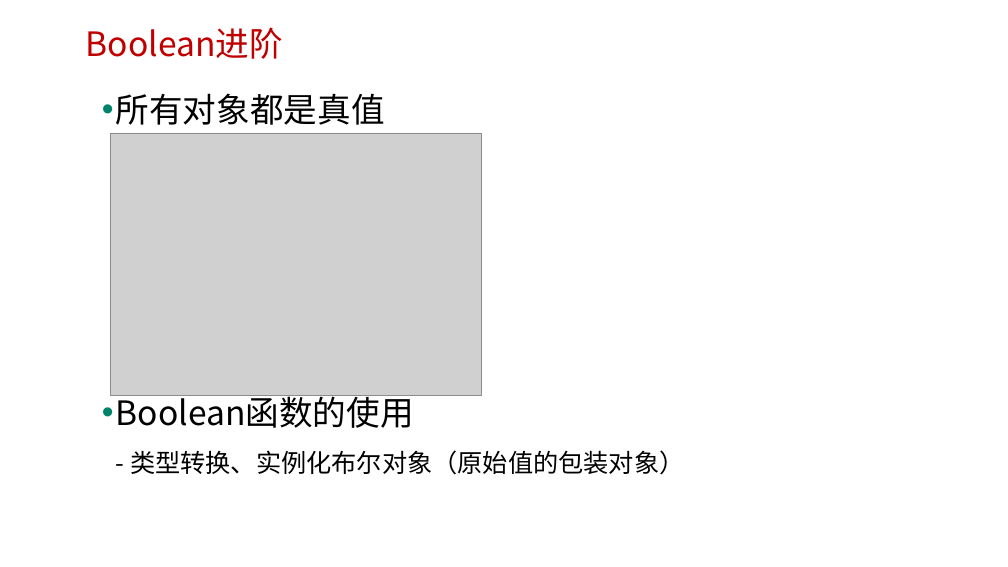
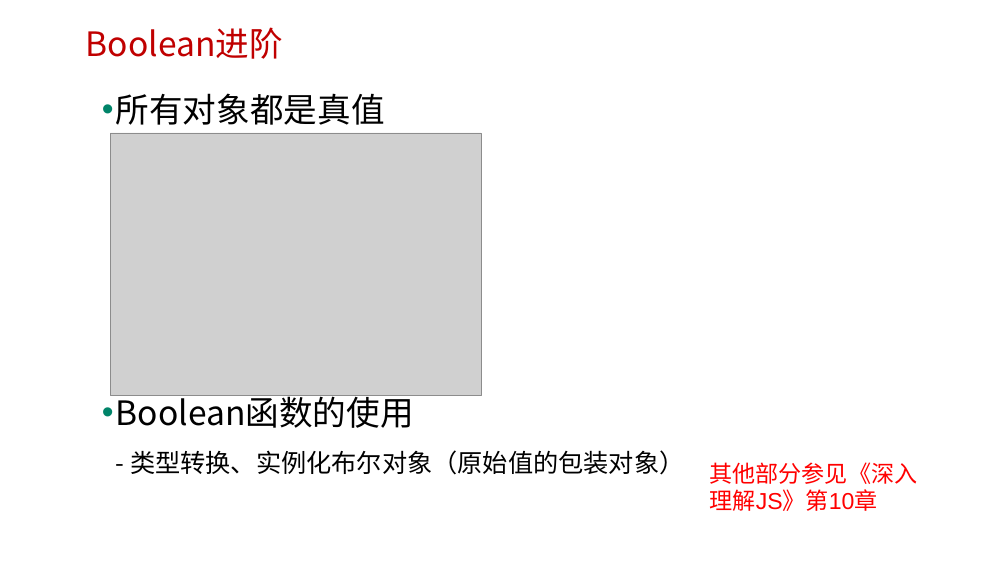
Before and after one commit to edu2act/course-javascript-advanced, a slide deck: slide 21 of 课程PPT/02.JavaScript数据类型、值与变量.pptx. Drawn at 1008x567 pixels with LibreOffice and Linux fonts; fonts in the diff are those of the drawing; grey boxes stand for pictures; background and template pictures are left out. Boxes give left, top, right and bottom in pixels: in the first picture for what was removed or moved away, otherwise in the second. Text is boxed around its words. In the diff, an @@ line names an element or a change of style, - is before the commit and + after.

```diff
--- a/课程PPT/02.JavaScript数据类型、值与变量.pptx
+++ b/课程PPT/02.JavaScript数据类型、值与变量.pptx
@@ text added at (710,462,918,511), 22 pt, text #FF0000 @@
+其他部分参见《深入理解JS》第10章
```
Also in this commit, not shown: 8 other slides changed, 11 other files.
